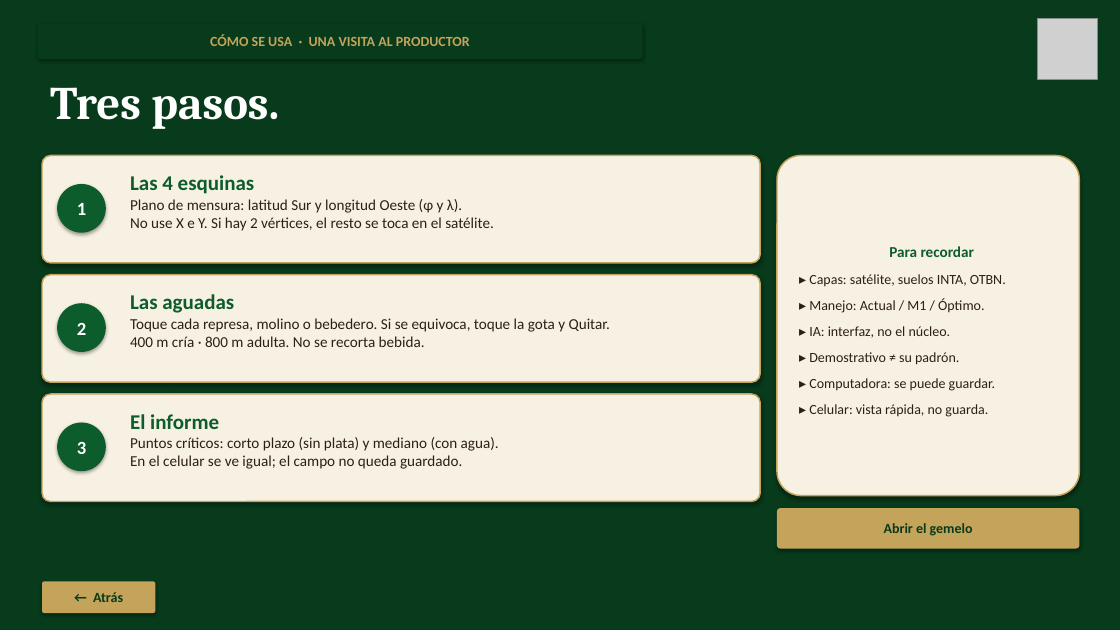
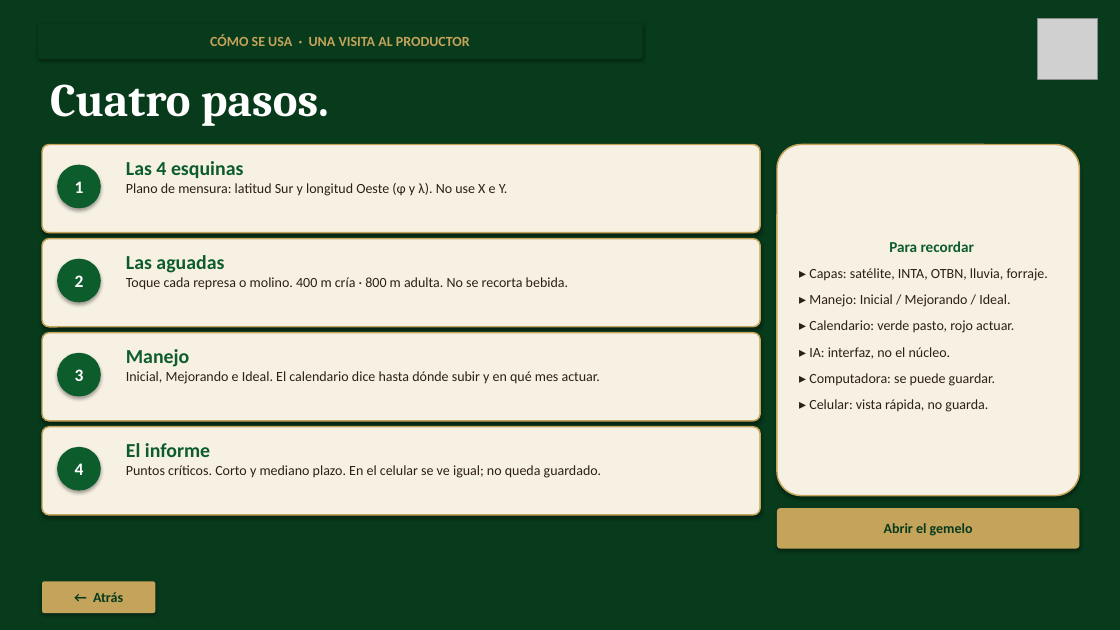
Before and after one commit to jose2026-market/gemelo-500ha-la-calera, a slide deck: slide 4 of Gemelo-Digital-Ganadero-productores.pptx (slide 3 before the commit). Drawn at 1120x630 pixels with LibreOffice and Linux fonts; fonts in the diff are those of the drawing; grey boxes stand for pictures. Boxes give left, top, right and bottom in pixels: in the first picture for what was removed or moved away, otherwise in the second. Text is boxed around its words. In the diff, an @@ line names an element or a change of style, - is before the commit and + after.

```diff
--- a/Gemelo-Digital-Ganadero-productores.pptx
+++ b/Gemelo-Digital-Ganadero-productores.pptx
@@ text at <box>50,84,329,126</box>: text changed @@
-Tres pasos.
+Cuatro pasos.
@@ rounded rectangle: place and size @@
-rounded rectangle at <box>42,155,760,263</box>
+rounded rectangle at <box>42,145,760,233</box>
@@ rounded rectangle "Para recordar": place and size @@
-rounded rectangle "Para recordar" at <box>777,155,1080,496</box>
+rounded rectangle "Para recordar" at <box>777,145,1080,496</box>
@@ ellipse "1": place and size @@
-ellipse "1" at <box>57,184,106,233</box>
+ellipse "1" at <box>57,165,101,208</box>
@@ text "Las 4 esquinas": place and size @@
-text "Las 4 esquinas" at <box>130,175,494,231</box>
+text "Las 4 esquinas" at <box>126,161,508,196</box>
@@ text at <box>126,161,243,178</box>: size 18 to 17 pt in "Las 4 esquinas" @@
@@ text at <box>126,183,508,196</box>: text changed; size 13 to 12 pt @@
-Plano de mensura: latitud Sur y longitud Oeste (φ y λ).
-No use X e Y. Si hay 2 vértices, el resto se toca en el satélite.
+Plano de mensura: latitud Sur y longitud Oeste (φ y λ). No use X e Y.
@@ rounded rectangle: place and size @@
-rounded rectangle at <box>42,275,760,382</box>
+rounded rectangle at <box>42,239,760,327</box>
@@ ellipse "2": place and size @@
-ellipse "2" at <box>57,303,106,352</box>
+ellipse "2" at <box>57,259,101,302</box>
@@ text "Las aguadas": place and size @@
-text "Las aguadas" at <box>130,294,610,347</box>
+text "Las aguadas" at <box>126,255,568,290</box>
@@ text at <box>126,255,224,273</box>: size 18 to 17 pt in "Las aguadas" @@
@@ text in rounded rectangle at <box>809,268,1048,333</box>: text changed @@
-▸ Capas: satélite, suelos INTA, OTBN.
-▸ Manejo: Actual / M1 / Óptimo.
+▸ Capas: satélite, INTA, OTBN, lluvia, forraje.
+▸ Manejo: Inicial / Mejorando / Ideal.
+▸ Calendario: verde pasto, rojo actuar.
@@ text at <box>126,277,568,290</box>: text changed; size 13 to 12 pt @@
-Toque cada represa, molino o bebedero. Si se equivoca, toque la gota y Quitar.
-400 m cría · 800 m adulta. No se recorta bebida.
+Toque cada represa o molino. 400 m cría · 800 m adulta. No se recorta bebida.
@@ rounded rectangle added at <box>42,333,760,421</box>, fill #F7F1E4, outline #C4A35A 1.25 pt @@
@@ size 16 to 15 pt in 3 elements at <box>57,165,101,208</box>, <box>57,259,101,302</box>, <box>57,353,101,397</box> @@
@@ ellipse "3": place and size @@
-ellipse "3" at <box>57,423,106,471</box>
+ellipse "3" at <box>57,353,101,397</box>
@@ text added at <box>126,349,600,384</box>, 12 pt, text #2D2016 @@
+Manejo
+Inicial, Mejorando e Ideal. El calendario dice hasta dónde subir y en qué mes actuar.
@@ text in rounded rectangle at <box>809,352,959,365</box>: paragraph removed @@
-▸ Demostrativo ≠ su padrón.
@@ rounded rectangle: place and size @@
-rounded rectangle at <box>42,394,760,502</box>
+rounded rectangle at <box>42,427,760,515</box>
@@ ellipse added at <box>57,447,101,491</box>, fill #0D5C2C, 15 pt, text #FFFFFF, bold @@
+4
@@ text "El informe": place and size @@
-text "El informe" at <box>130,414,499,469</box>
+text "El informe" at <box>126,443,602,478</box>
@@ text at <box>126,443,210,457</box>: size 18 to 17 pt in "El informe" @@
@@ text at <box>126,465,602,478</box>: text changed; size 13 to 12 pt @@
-Puntos críticos: corto plazo (sin plata) y mediano (con agua).
-En el celular se ve igual; el campo no queda guardado.
+Puntos críticos. Corto y mediano plazo. En el celular se ve igual; no queda guardado.
```
Also in this commit, not shown: 2 other slides changed, 1 slide added, 4 other files.
